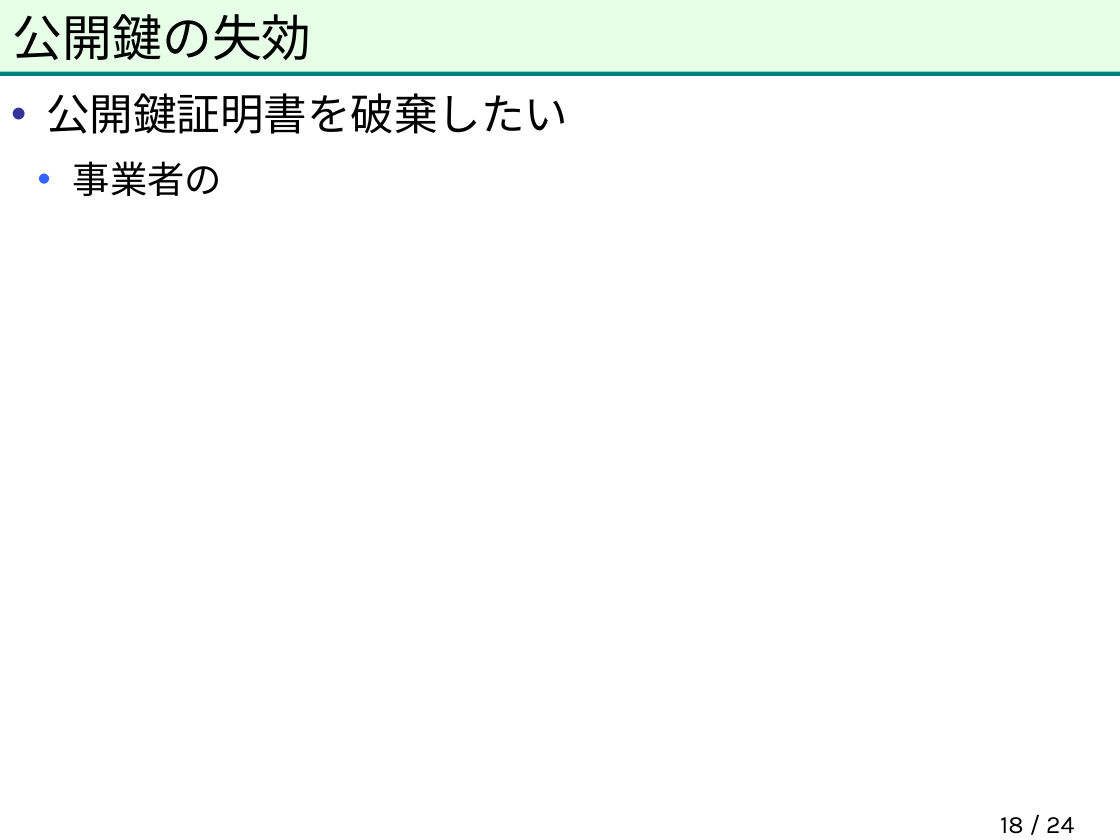
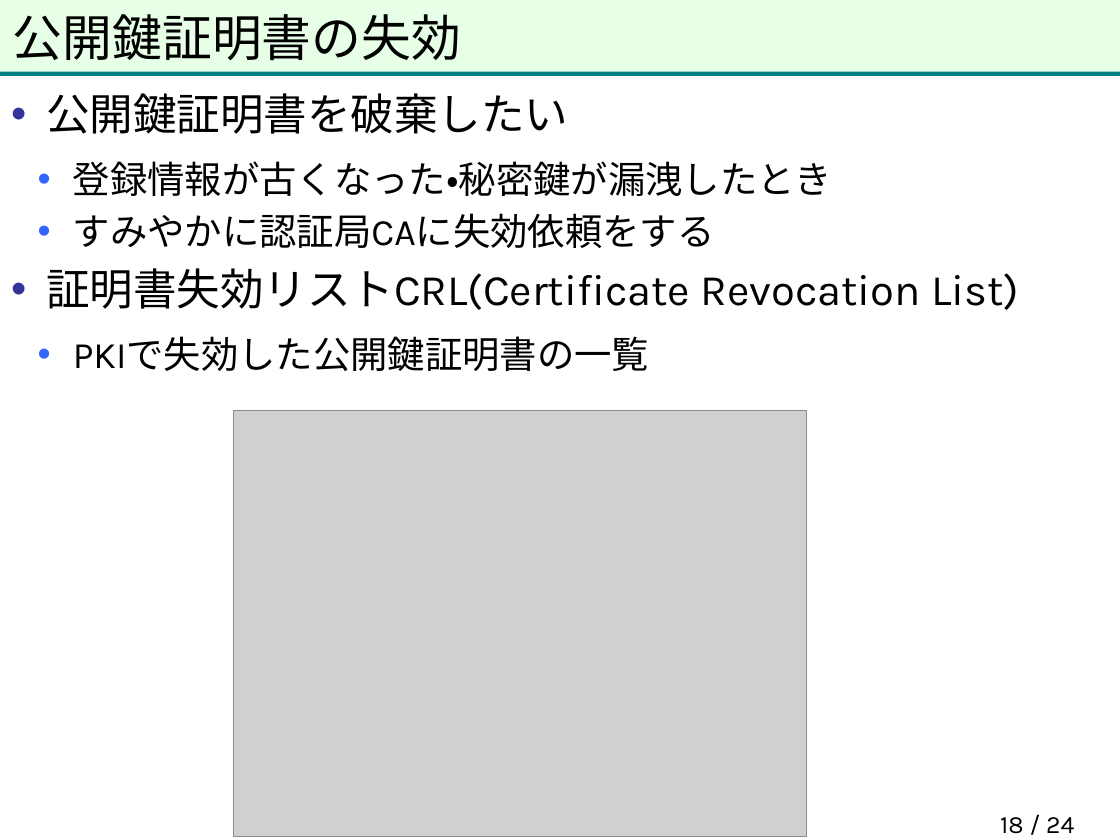
Before and after one commit to herumi/anninbon, a slide deck: slide 18 of lec/anninbon8.pptx. Drawn at 1120x840 pixels with LibreOffice and Linux fonts; fonts in the diff are those of the drawing; grey boxes stand for pictures; background and template pictures are left out. Boxes give left, top, right and bottom in pixels: in the first picture for what was removed or moved away, otherwise in the second. Text is boxed around its words. In the diff, an @@ line names an element or a change of style, - is before the commit and + after.

```diff
--- a/lec/anninbon8.pptx
+++ b/lec/anninbon8.pptx
@@ title at bbox=[13, 14, 461, 60]: text changed @@
-公開鍵の失効
+公開鍵証明書の失効
@@ text at bbox=[46, 161, 1019, 371]: text changed @@
-  • 事業者の
+  • 登録情報が古くなった・秘密鍵が漏洩したとき
+  • すみやかに認証局CAに失効依頼をする
+• 証明書失効リストCRL(Certificate Revocation List)
+  • PKIで失効した公開鍵証明書の一覧
@@ picture added at bbox=[234, 410, 808, 837] @@
```
Also in this commit, not shown: 8 slides added.
